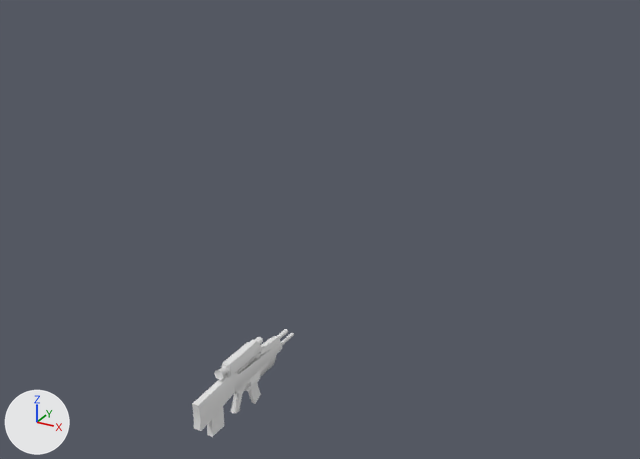
One commit to the Blender file modelsrc/weapons/W_AR2/W_AR2_Reference.blend: the scene before it, then after it.
The view is the same before and after, from a 50 mm lens placed at (80.5, -127.6, 95.1), pointed at (11.0, -1.2, 31.8). The axes (+X, +Y, +Z) are drawn at lower left. The lights are the same throughout. Materials are left out; every surface is plain grey.

Objects in the first picture: 'AR2_reference.001'.
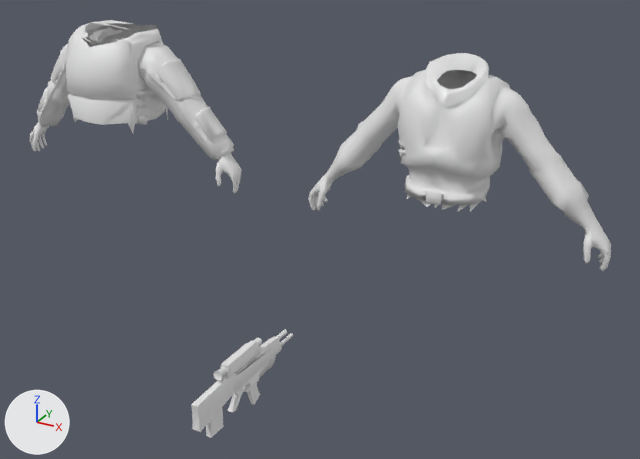
Location of each change, (x1, y1, x2, y2) in pixels of the pictures (640 x 459 px):
'Barney_reference', added: after (308, 53, 611, 271)
'Soldier_reference_2002_e3', added: after (30, 20, 242, 194)

Edits to the bpy script that builds the scene:
```text
Add me_soldier_reference_2002_e3:
    me_soldier_reference_2002_e3.from_pydata(...)  # 1272 vertices, 2457 faces; spans x -26.2..26.1, y -8.4..9.2, z 33.9..63.7
Add me_barney_reference:
    me_barney_reference.from_pydata(...)  # 1321 vertices, 2579 faces; spans x -26.4..26.4, y -6.4..7.6, z 33.8..64.4
Add ob_soldier_reference_2002_e3:
    ob_soldier_reference_2002_e3 = bpy.data.objects.new('Soldier_reference_2002_e3', me_soldier_reference_2002_e3)
    ob_soldier_reference_2002_e3.location = (-34.3, 0.0, 0.0)
Add ob_barney_reference:
    ob_barney_reference = bpy.data.objects.new('Barney_reference', me_barney_reference)
    ob_barney_reference.location = (33.8, 0.0, 0.0)
```
